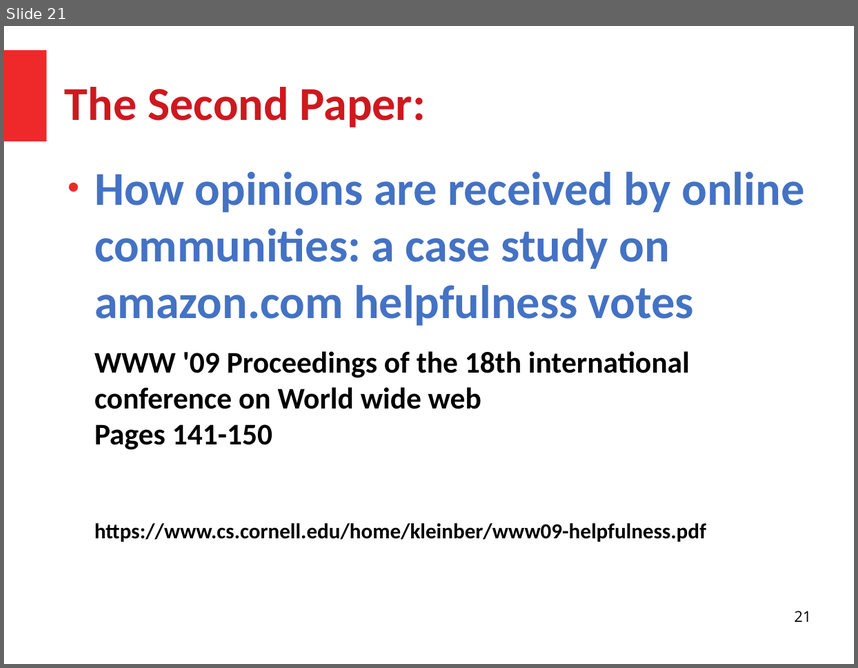
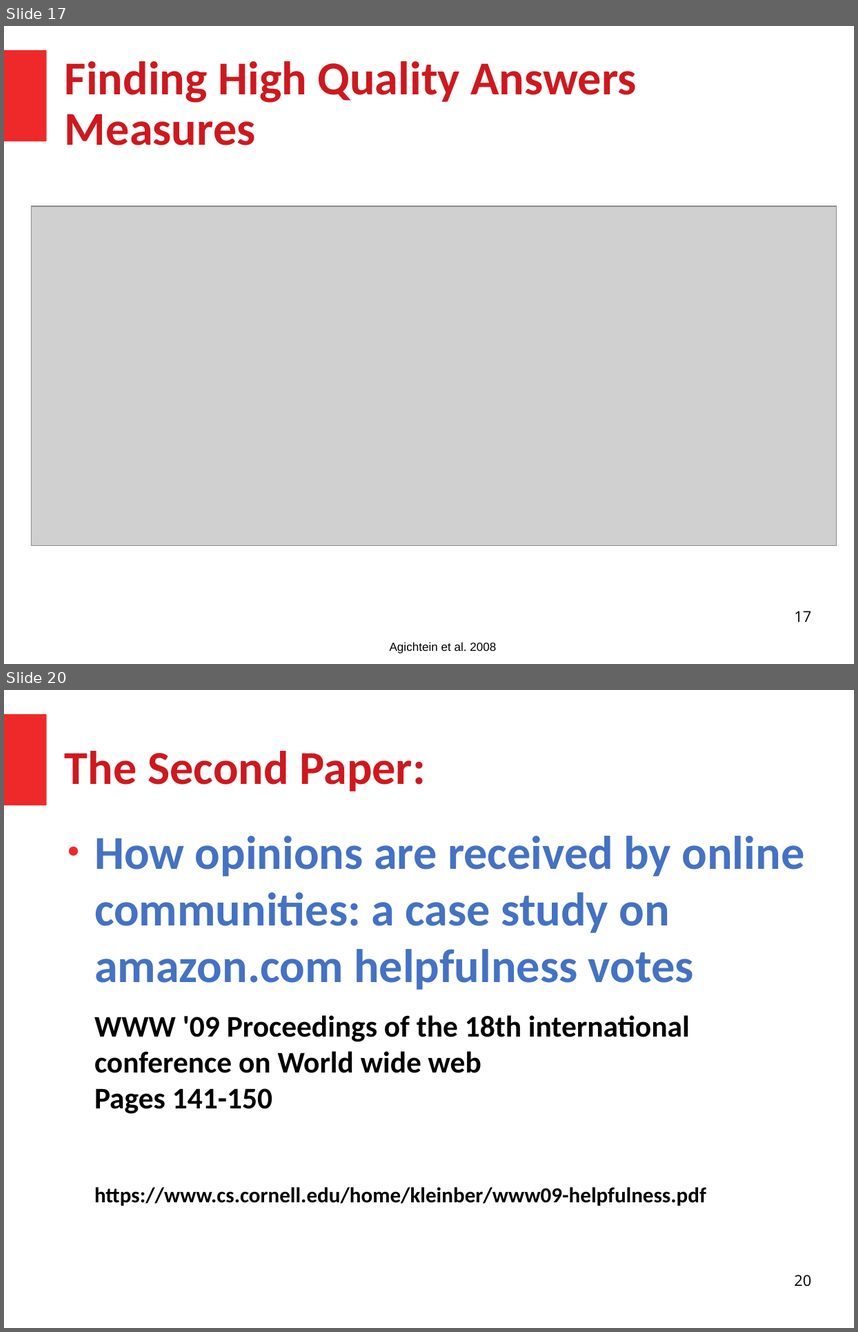
Before and after one commit to HussamHallak/cs834-f17, a slide deck: assignments/P5/P5.odp. Shown one above the other, each under a label of ours: slide 21 before the commit, slides 17 and 20 after it; the slides between them are not shown. The pictures are 858x668 and 858x1332 pixels, drawn with LibreOffice and Linux fonts; fonts in the diff are those of the drawing; grey boxes stand for pictures. Boxes give left, top, right and bottom in pixels: in the first picture for what was removed or moved away, otherwise in the second. Text is boxed around its words. In the diff, an @@ line names an element or a change of style, - is before the commit and + after.

```diff
--- a/assignments/P5/P5.odp
+++ b/assignments/P5/P5.odp
@@ slide 17 added at [4,26,854,664], background #FFFFFF; not listed: 1 template element that a slide beside it also shows @@
@@ title added at [65,61,636,145], 44 pt, text #CE181E, bold @@
+Finding High Quality Answers Measures
@@ picture added at [32,207,837,546] @@
@@ page number added at [794,610,811,621], 14 pt, text #000000 @@
+17
@@ text added at [390,641,496,653], 11 pt, text #000000 @@
+Agichtein et al. 2008
@@ what was slide 21 is now slide 20 @@
@@ page number at [794,1274,811,1286]: text changed @@
-21
+20
```
Also in this commit, not shown: 17 slides changed, 2 other slides added, 4 slides removed, 1 other file.
